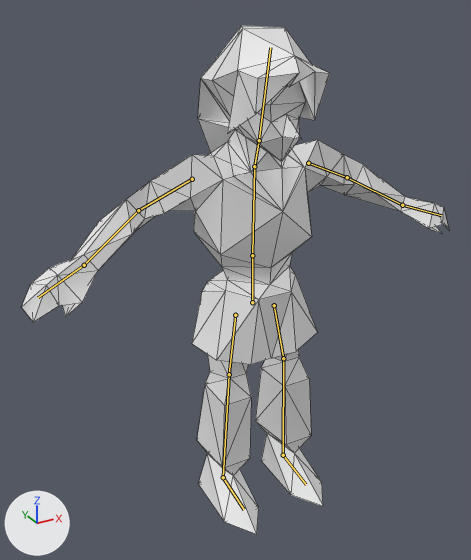
The Blender file assets/models/player.blend: old version first, new version second.
Before and after are seen from a 50 mm camera at (-2.47, -4.11, 4.11) aimed at (-0.13, 0.14, 1.99). The lights are fixed; the arrows at lower left show +X, +Y and +Z. The older version comes first. The bones that bend it are drawn over the model as lines. Mesh edges are drawn as thin lines.

Objects in the first picture: 'Link Adult'.
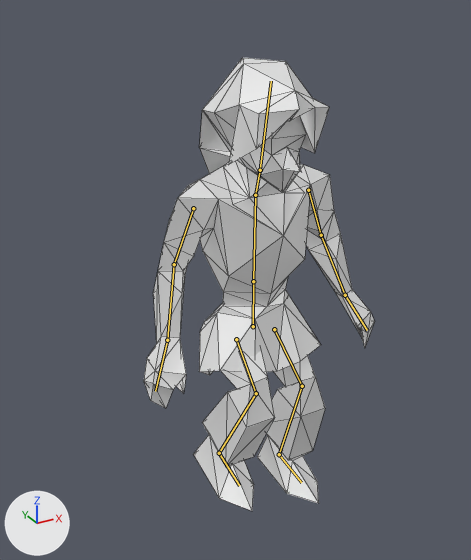
The newer file adds an action. The first version stands in its rest pose; the second is drawn at frame 12 of the action 'Run'.

What the commit changed:
Bone 'Hip' (bone_hip) moves from (0.0, 0.0, 0.0) to (0.0, -0.86, 0.06).
Bone 'Upper Arm.Left' (bone_upper_arm_left) turns from (0, 0, 0) to (-4, 1, -45) degrees about its own x, y and z.
Bone 'Upper Arm.Right' (bone_upper_arm_right) turns from (0, 0, 0) to (-19, 5, 40) degrees about its own x, y and z.
Bone 'Upper Leg.Left' (bone_upper_leg_left) turns from (0, 0, 0) to (19, -10, 24) degrees about its own x, y and z.
Bone 'Lower Leg.Left' (bone_lower_leg_left) turns from (0, 0, 0) to (-28, 13, 41) degrees about its own x, y and z.
Bone 'Foot.Left' (bone_foot_left) turns from (0, 0, 0) to (-22, 0, 0) degrees about its own x, y and z.
Bone 'Upper Leg.Right' (bone_upper_leg_right) turns from (0, 0, 0) to (32, 22, -41) degrees about its own x, y and z.
Bone 'Lower Leg.Right' (bone_lower_leg_right) turns from (0, 0, 0) to (-40, -31, -65) degrees about its own x, y and z.
Bone 'Foot.Right' (bone_foot_right) turns from (0, 0, 0) to (-26, 0, 0) degrees about its own x, y and z.

Where the change shows, as pixel boxes (x1, y1, x2, y2) in the pictures (471 x 560 px):
'Link Adult', posed (46% narrower, 11% shorter)
    before: (22, 25, 449, 534)
    after: (144, 58, 375, 511)
bone 'Hip', root to tip
    before: (252, 302) to (252, 255)
    after: (253, 326) to (253, 281)
bone 'Upper Arm.Left', root to tip
    before: (308, 163) to (347, 177)
    after: (308, 190) to (321, 235)
bone 'Upper Arm.Right', root to tip
    before: (192, 179) to (138, 210)
    after: (193, 208) to (174, 264)
bone 'Upper Leg.Left', root to tip
    before: (274, 305) to (283, 358)
    after: (274, 329) to (302, 386)
bone 'Lower Leg.Left', root to tip
    before: (283, 358) to (283, 455)
    after: (302, 386) to (279, 454)
bone 'Foot.Left', root to tip
    before: (283, 455) to (306, 484)
    after: (279, 454) to (301, 482)
bone 'Upper Leg.Right', root to tip
    before: (235, 315) to (229, 374)
    after: (236, 339) to (256, 393)
bone 'Lower Leg.Right', root to tip
    before: (229, 374) to (223, 477)
    after: (256, 393) to (219, 453)
bone 'Foot.Right', root to tip
    before: (223, 477) to (244, 509)
    after: (219, 453) to (239, 485)
